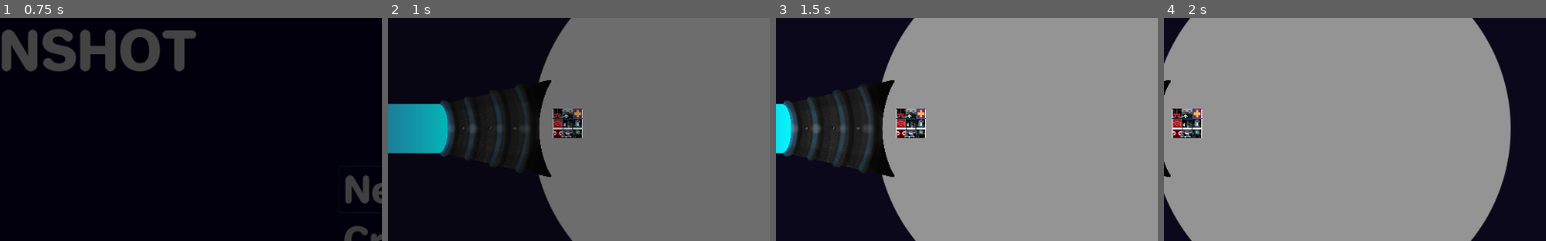
Above: before the commit, frames 1-4 (left to right).
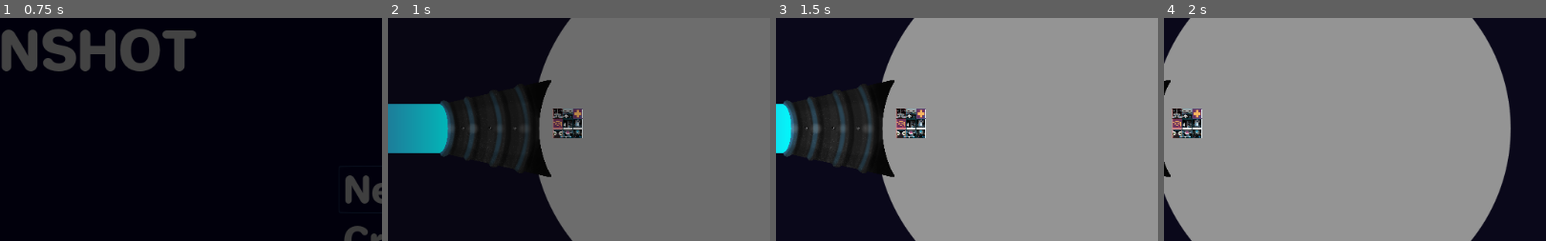
Above: after the commit, the same moments.

Repository: jhlothamer/gameOff2020
Game: Godot game, scene res://scenes/title/title.tscn
Same seed, same stepped clock (60 frames per second), same inputs: the game is played once before the commit and once after it. Sound files missing from this copy of the repository are replaced by a short silence.
Inputs (mouse positions are % of the whole screen's width and height, from its top left):
- Up to frame 1 (0.75 s): click "New Game" at 0.5 s
- Up to frame 2 (1 s): no input
- Up to frame 3 (1.5 s): move the mouse to (72, 45) at 1.27 s; hold Right (ui_right) from 1.28 s (still down); click (72, 45) at 1.42 s
- Up to frame 4 (2 s): keep holding Right (ui_right)
The pictures show only the part of the screen within x 26-76%, y 25-75%; the shares and areas given below are measured in that part.

Frame 1 is identical in both runs. In frame 2, 0.3% of the frame differs, in the area x 43-51%, y 40-54%; in frame 3, 0.3%, in the area x 31-39%, y 40-54%; in frame 4, 0.3%.

Commit message:
add resource indicator icons, tilemap and logic

Diff:
--- a/game/assets/tilesets/game.tres
+++ b/game/assets/tilesets/game.tres
@@ -30,6 +30,7 @@
 [ext_resource path="res://assets/images/tiles/Factory_disabled.png" type="Texture" id=28]
 [ext_resource path="res://assets/images/tiles/Agriculture_disabled.png" type="Texture" id=29]
 [ext_resource path="res://assets/images/temp/tiles/education_disabled.png" type="Texture" id=30]
+[ext_resource path="res://assets/images/animations/Tile-Progress-Animation_red.png" type="Texture" id=31]
 
 [resource]
 0/name = "uuc.png 0"
@@ -466,3 +467,17 @@
 30/shape_one_way_margin = 0.0
 30/shapes = [  ]
 30/z_index = 0
+31/name = "Tile-Progress-Animation_red.png 31"
+31/texture = ExtResource( 31 )
+31/tex_offset = Vector2( 0, 0 )
+31/modulate = Color( 1, 1, 1, 1 )
+31/region = Rect2( 600, 0, 200, 200 )
+31/tile_mode = 0
+31/occluder_offset = Vector2( 0, 0 )
+31/navigation_offset = Vector2( 0, 0 )
+31/shape_offset = Vector2( 0, 0 )
+31/shape_transform = Transform2D( 1, 0, 0, 1, 0, 0 )
+31/shape_one_way = false
+31/shape_one_way_margin = 0.0
+31/shapes = [  ]
+31/z_index = 0
--- a/game/scenes/game/game.tscn
+++ b/game/scenes/game/game.tscn
@@ -15,6 +15,10 @@
 [ext_resource path="res://assets/images/moon/Impossible_Drive.png" type="Texture" id=13]
 [ext_resource path="res://scenes/ui/hud.tscn" type="PackedScene" id=14]
 [ext_resource path="res://addons/godot_helper_pack/core/2d/camera/behavior/camera_limiter.gd" type="Script" id=15]
+[ext_resource path="res://assets/images/ui/people-red.png" type="Texture" id=16]
+[ext_resource path="res://assets/images/ui/people-blue.png" type="Texture" id=17]
+[ext_resource path="res://assets/images/ui/power-red.png" type="Texture" id=18]
+[ext_resource path="res://assets/images/ui/power-blue.png" type="Texture" id=19]
 [ext_resource path="res://scenes/ui/StructurePlacementMgr.gd" type="Script" id=29]
 [ext_resource path="res://assets/tilesets/power_overlay.tres" type="TileSet" id=30]
 [ext_resource path="res://scenes/ui/PowerOverlayMgr.gd" type="Script" id=31]
@@ -26,6 +30,64 @@
 colors = PoolColorArray( 0, 1, 1, 1, 1, 0, 0.835294, 1, 1, 0, 0.909804, 0 )
 
 [sub_resource type="TileSet" id=2]
+0/name = "power-blue.png 0"
+0/texture = ExtResource( 19 )
+0/tex_offset = Vector2( 0, 0 )
+0/modulate = Color( 1, 1, 1, 1 )
+0/region = Rect2( 0, 0, 25, 25 )
+0/tile_mode = 0
+0/occluder_offset = Vector2( 0, 0 )
+0/navigation_offset = Vector2( 0, 0 )
+0/shape_offset = Vector2( 0, 0 )
+0/shape_transform = Transform2D( 1, 0, 0, 1, 0, 0 )
+0/shape_one_way = false
+0/shape_one_way_margin = 0.0
+0/shapes = [  ]
+0/z_index = 0
+1/name = "people-blue.png 1"
+1/texture = ExtResource( 17 )
+1/tex_offset = Vector2( 0, 0 )
+1/modulate = Color( 1, 1, 1, 1 )
+1/region = Rect2( 0, 0, 25, 25 )
+1/tile_mode = 0
+1/occluder_offset = Vector2( 0, 0 )
+1/navigation_offset = Vector2( 0, 0 )
+1/shape_offset = Vector2( 0, 0 )
+1/shape_transform = Transform2D( 1, 0, 0, 1, 0, 0 )
+1/shape_one_way = false
+1/shape_one_way_margin = 0.0
+1/shapes = [  ]
+1/z_index = 0
+2/name = "power-red.png 2"
+2/texture = ExtResource( 18 )
+2/tex_offset = Vector2( 0, 0 )
+2/modulate = Color( 1, 1, 1, 1 )
+2/region = Rect2( 0, 0, 25, 25 )
+2/tile_mode = 0
+2/occluder_offset = Vector2( 0, 0 )
+2/navigation_offset = Vector2( 0, 0 )
+2/shape_offset = Vector2( 0, 0 )
+2/shape_transform = Transform2D( 1, 0, 0, 1, 0, 0 )
+2/shape_one_way = false
+2/shape_one_way_margin = 0.0
+2/shapes = [  ]
+2/z_index = 0
+3/name = "people-red.png 3"
+3/texture = ExtResource( 16 )
+3/tex_offset = Vector2( 0, 0 )
+3/modulate = Color( 1, 1, 1, 1 )
+3/region = Rect2( 0, 0, 25, 25 )
+3/tile_mode = 0
+3/occluder_offset = Vector2( 0, 0 )
+3/navigation_offset = Vector2( 0, 0 )
+3/shape_offset = Vector2( 0, 0 )
+3/shape_transform = Transform2D( 1, 0, 0, 1, 0, 0 )
+3/shape_one_way = false
+3/shape_one_way_margin = 0.0
+3/shapes = [  ]
+3/z_index = 0
+
+[sub_resource type="TileSet" id=3]
 0/name = "Damage_overlay.png 0"
 0/texture = ExtResource( 6 )
 0/tex_offset = Vector2( 0, 0 )
@@ -113,6 +175,11 @@
 "_edit_lock_": true
 }
 
+[node name="ResourceIndicators" type="TileMap" parent="."]
+tile_set = SubResource( 2 )
+cell_size = Vector2( 25, 25 )
+format = 1
+
 [node name="StructuresStatusOverlay" type="TileMap" parent="."]
 tile_set = ExtResource( 2 )
 cell_size = Vector2( 200, 200 )
@@ -191,6 +258,7 @@
 construction_repair_etc_animations_parent = NodePath("../ConstructionRepairEtcAnimations")
 separator_boxes_tile_map = NodePath("../SeperatorBoxes")
 damage_overlay_tile_map = NodePath("../DamageOverlay")
+resource_indicators_overlay_tile_map = NodePath("../ResourceIndicators")
 
 [node name="DamageMgr" type="Node" parent="."]
 script = ExtResource( 7 )
--- a/game/scenes/managers/structure_mgr.gd
+++ b/game/scenes/managers/structure_mgr.gd
@@ -72,12 +72,14 @@
 export var construction_repair_etc_animations_parent: NodePath
 export var separator_boxes_tile_map: NodePath
 export var damage_overlay_tile_map: NodePath
+export var resource_indicators_overlay_tile_map: NodePath
 
 var _allowed_tiles_tile_map: TileMap
 var _structure_tiles_tile_map: TileMap
 var _structure_status_overlay_tiles_tile_map: TileMap
 var _separator_boxes_tile_map: TileMap
 var _damage_overlay_tile_map: TileMap
+var _resource_indicators_overlay_tile_map: TileMap
 var _construction_repair_etc_animations_parent: Node2D
 
 var _construction_animation_class = preload("res://scenes/animations/ConstructionAnimation.tscn")
@@ -98,7 +100,8 @@
 
 var _structure_alert_status_overlay_tile_id := {}
 var _structure_disable_status_overlay_tile_id := {}
-var _structure_enabled_status_overlay_tile_id := Constants.STRUCTURE_TILE_TYPE_COUNT*3
+const _structure_enabled_status_overlay_tile_id := Constants.STRUCTURE_TILE_TYPE_COUNT*3
+const _structure_lack_resource_status_overlay_tile_id := Constants.STRUCTURE_TILE_TYPE_COUNT*3 + 1
 
 func _ready():
 	#SignalMgr.register_subscriber(self, "structure_tile_placed", "_on_structure_tile_placed")
@@ -117,7 +120,8 @@
 		_separator_boxes_tile_map = get_node_or_null(separator_boxes_tile_map)
 	if damage_overlay_tile_map != null:
 		_damage_overlay_tile_map = get_node_or_null(damage_overlay_tile_map)
-
+	if resource_indicators_overlay_tile_map != null:
+		_resource_indicators_overlay_tile_map = get_node_or_null(resource_indicators_overlay_tile_map)
 
 	var structure_file: File = File.new()
 	var error = structure_file.open(structure_data_file_path, File.READ)
@@ -165,7 +169,7 @@
 		var structure = _create_structure_data_object(tile_id, used_cell)
 		structure.under_construction = false
 		_structures[used_cell] = structure
-		_separator_boxes_tile_map.set_cellv(used_cell, _structure_enabled_status_overlay_tile_id)
+		#_separator_boxes_tile_map.set_cellv(used_cell, _structure_enabled_status_overlay_tile_id)
 
 	refresh_structure_resources()
 
@@ -243,19 +247,47 @@
 		structure.update_lack_resources()
 		if structure.disabled:
 			_structure_status_overlay_tiles_tile_map.set_cellv(structure.tile_map_cell, _structure_disable_status_overlay_tile_id[structure.structure_type_id])
+			_separator_boxes_tile_map.set_cellv(structure.tile_map_cell, _structure_lack_resource_status_overlay_tile_id)
 		elif structure.resources_lacking.size() > 0:
-			_structure_status_overlay_tiles_tile_map.set_cellv(structure.tile_map_cell, _structure_alert_status_overlay_tile_id[structure.structure_type_id])
+			#_structure_status_overlay_tiles_tile_map.set_cellv(structure.tile_map_cell, _structure_alert_status_overlay_tile_id[structure.structure_type_id])
+			_separator_boxes_tile_map.set_cellv(structure.tile_map_cell, _structure_lack_resource_status_overlay_tile_id)
 		elif structure.under_construction:
 			_structure_status_overlay_tiles_tile_map.set_cellv(structure.tile_map_cell, _structure_disable_status_overlay_tile_id[structure.structure_type_id])
+			_separator_boxes_tile_map.set_cellv(structure.tile_map_cell, -1)
 		else:
 			_structure_status_overlay_tiles_tile_map.set_cellv(structure.tile_map_cell, -1)
+			_separator_boxes_tile_map.set_cellv(structure.tile_map_cell, _structure_enabled_status_overlay_tile_id)
+
+		_refresh_structure_resource_indicators(structure)
+
 		if structure.damaged:
 			_damage_overlay_tile_map.set_cellv(structure.tile_map_cell, 0)
+			_separator_boxes_tile_map.set_cellv(structure.tile_map_cell, _structure_lack_resource_status_overlay_tile_id)
 		else:
 			if debug:
 				print("clearing damage overlat for tile at " + str(structure.tile_map_cell))
 			_damage_overlay_tile_map.set_cellv(structure.tile_map_cell, -1)
-
+			#_separator_boxes_tile_map.set_cellv(structure.tile_map_cell, _structure_enabled_status_overlay_tile_id)
+
+
+func _refresh_structure_resource_indicators(structure: StructureData):
+	if structure.structure_type_id == Constants.StructureTileType.UUC:
+		return
+
+	var structure_resource_icon_cellv = structure.tile_map_cell * 8 + Vector2(5,6)
+
+	if structure.structure_type_id != Constants.StructureTileType.Power:
+		if structure.resources_lacking.has("electricity"):
+			_resource_indicators_overlay_tile_map.set_cellv(structure_resource_icon_cellv, 2)
+		else:
+			_resource_indicators_overlay_tile_map.set_cellv(structure_resource_icon_cellv, 0)
+
+	structure_resource_icon_cellv += Vector2.RIGHT
+
+	if structure.resources_lacking.has("population"):
+		_resource_indicators_overlay_tile_map.set_cellv(structure_resource_icon_cellv, 3)
+	else:
+		_resource_indicators_overlay_tile_map.set_cellv(structure_resource_icon_cellv, 1)
 
 
 func _get_powered_cells(power_station_cell: Vector2) -> Array:
@@ -298,7 +330,7 @@
 	construction_animation.queue_free()
 	structure.disabled = false
 	structure.under_construction = false
-	_separator_boxes_tile_map.set_cellv(structure.tile_map_cell, _structure_enabled_status_overlay_tile_id)
+	#_separator_boxes_tile_map.set_cellv(structure.tile_map_cell, _structure_enabled_status_overlay_tile_id)
 	refresh_structure_resources()
 
 func _do_reclamation_animation(structure: StructureData) -> void:
@@ -314,7 +346,7 @@
 	_structures.erase(structure.tile_map_cell)
 	_structure_tiles_tile_map.set_cellv(structure.tile_map_cell, -1)
 	if structure.structure_type_id != Constants.StructureTileType.UUC:
-		_separator_boxes_tile_map.set_cellv(structure.tile_map_cell, _structure_enabled_status_overlay_tile_id)
+		#_separator_boxes_tile_map.set_cellv(structure.tile_map_cell, _structure_enabled_status_overlay_tile_id)
 		var uuc_structure = _create_structure_data_object(Constants.StructureTileType.UUC, structure.tile_map_cell, false)
 		uuc_structure.under_construction = false
 		_structures[structure.tile_map_cell] = uuc_structure
Binary file added: game/assets/images/animations/Tile-Progress-Animation_red.png
Not shown, added: game/assets/images/animations/Tile-Progress-Animation_red.png.import
Binary file added: game/assets/images/ui/people-blue.png
Not shown, added: game/assets/images/ui/people-blue.png.import
Binary file added: game/assets/images/ui/people-red.png
Not shown, added: game/assets/images/ui/people-red.png.import
Binary file added: game/assets/images/ui/power-blue.png
Not shown, added: game/assets/images/ui/power-blue.png.import
Binary file added: game/assets/images/ui/power-red.png
Not shown, added: game/assets/images/ui/power-red.png.import
Not shown: 1 places in game/assets/tilesets/game.tres that only renumber resources
Not shown: 2 places in game/scenes/game/game.tscn that only renumber resources
